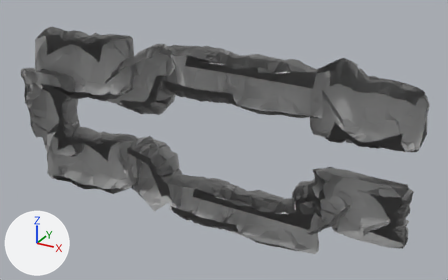
A saved change to the FBX model Assets/God Hunt/Env/Background/Frames/Models/Frame6.fbx.
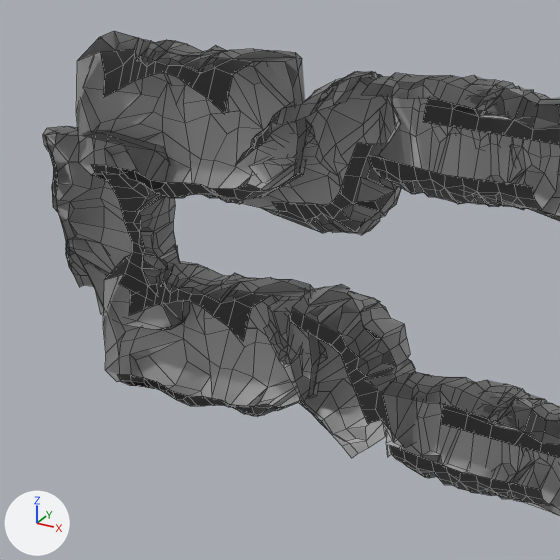
Old and new are each drawn whole from a 50 mm lens placed at (-37.9, -77.8, -15.5), pointed at (-84.9, 7.7, -58.3) and again close up on the part from 0% to 55% of the width and 5% to 91% of the height. Every picture has the same lights, and +X, +Y and +Z are marked at lower left. The close-ups show mesh edges as thin lines. Where no turn or scale is listed for an object, it has been applied to the vertices.

In view in the first close-up: 'Frame6'.
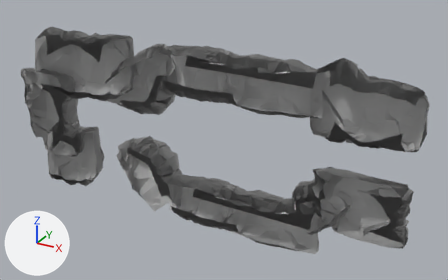
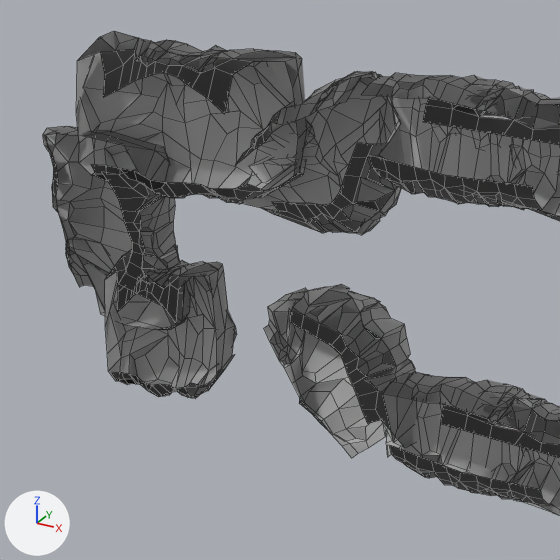
The newer file is also turned or shifted as a whole; pictures and numbers use the older file's frame.

The change, as JSON lines over the scene's bpy script:
```json
{"block": "me_mesh", "where": "me_mesh.from_pydata(...)  # 2700 vertices, 2496 faces; spans x -38.0..38.0, y -4.0..4.0, z -17.0..17.0"}
{"block": "me_mesh", "where": "# used by ob_frame6; location = (-89.22, 5.77, -57.28)"}
{"block": "me_mesh", "change": "me_mesh part 1: the loose piece of 225 vertices spanning x -33.1..-11.8, y -4.0..1.9, z -16.3..-3.6 is scaled about its middle by (0.528, 1, 1), then moved by (-4.6, 0.0, 0.0)"}
```

Pixel boxes [x1, y1, x2, y2] of what changed, in the close-ups (560 x 560 px; the box of a moved part takes in the faces that stretch with it):
```json
{"part": 1, "of": "me_mesh", "change": "moved or reshaped", "before": [103, 254, 327, 416], "after": [105, 249, 236, 398]}
```
